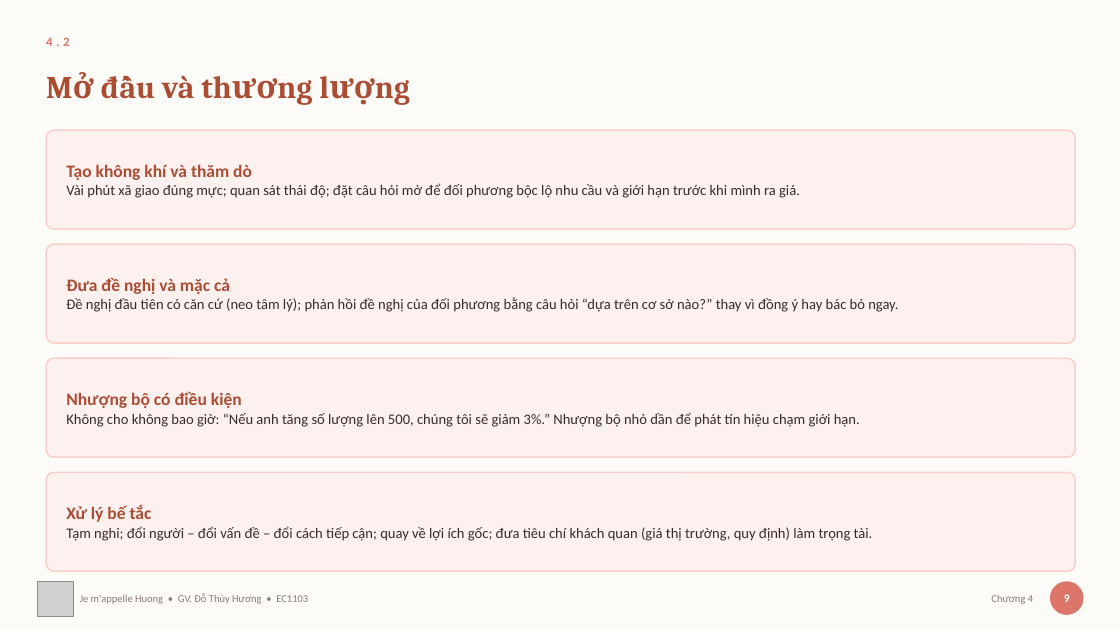
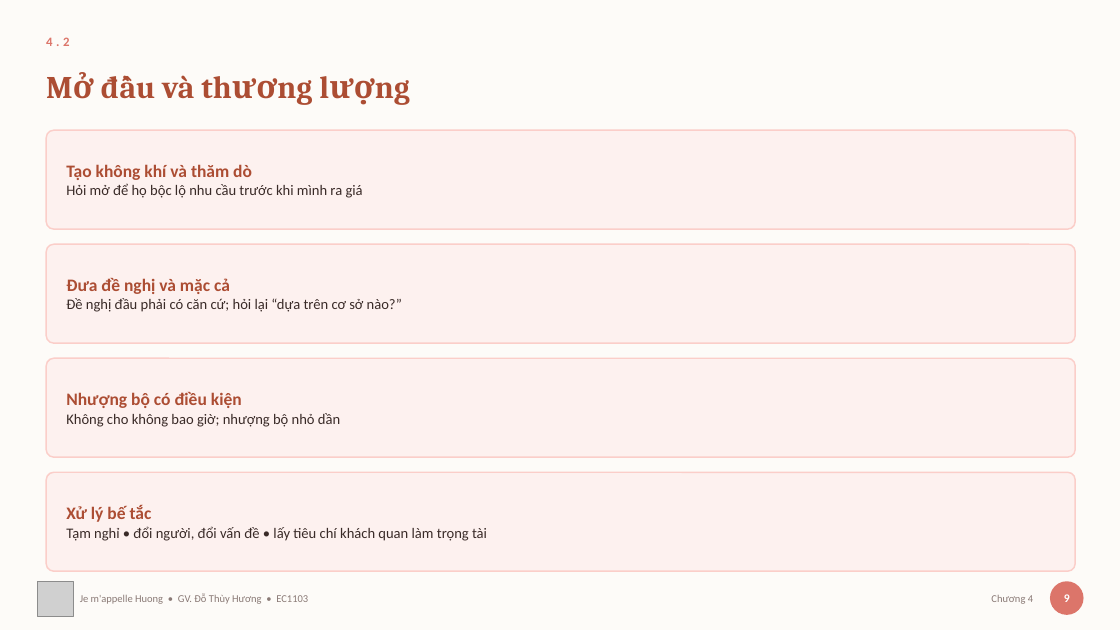
Before and after one commit to thuyhuongctu/ComDraft, a slide deck: slide 12 of slides/04-dam-phan.pptx. Drawn at 1120x630 pixels with LibreOffice and Linux fonts; fonts in the diff are those of the drawing; grey boxes stand for pictures. Boxes give left, top, right and bottom in pixels: in the first picture for what was removed or moved away, otherwise in the second. Text is boxed around its words. In the diff, an @@ line names an element or a change of style, - is before the commit and + after.

Commit message:
Bớt chữ trên slide Chương 3, 4 và 5
Tiếp đợt bớt chữ, vẫn theo quy ước Chương 1 đã đặt: thân thẻ rút từ câu văn
28–41 chữ xuống cụm 8–14 chữ, đoạn văn bị rút đưa vào ghi chú giảng bài dưới
mục "NÓI ĐỦ Ý (phần đã rút khỏi slide)".

                trước      sau
  Chương 3      97,0  →   80,1 chữ/slide
  Chương 4      98,9  →   82,5
  Chương 5      91,8  →   78,9

Cả năm chương bài giảng nay nằm trong khoảng 76–83 chữ mỗi slide, thay vì
95–105 như trước.

91 thân thẻ đổi chữ, 20 khối NÓI ĐỦ Ý thêm vào ghi chú.

Không đụng tới slide hoạt động nhóm và slide bài tập — những slide ấy giao
nhiệm vụ cho sinh viên nên phải viết đủ, rút gọn là mất thông tin. Cũng
không đụng năm slide đã thay bằng hình, vì chữ trên đó bị add_images.py xoá
lúc dựng.

Đã chạy lại xuat_slide.py, 131 ảnh trong ứng dụng khớp bộ slide mới. Nâng
PHIEN_BAN lên comdraft-v20. Bộ kiểm tra 24/24.

Còn lại: ba bài thực hành (bai-2 vẫn 111 chữ/slide, dày nhất), và bộ slide
tiếng Anh.

```diff
--- a/slides/04-dam-phan.pptx
+++ b/slides/04-dam-phan.pptx
@@ text at box(66, 183, 363, 198): text changed @@
-Vài phút xã giao đúng mực; quan sát thái độ; đặt câu hỏi mở để đối phương bộc lộ nhu cầu và giới hạn trước khi mình ra giá.
+Hỏi mở để họ bộc lộ nhu cầu trước khi mình ra giá
@@ text at box(66, 298, 402, 312): text changed @@
-Đề nghị đầu tiên có căn cứ (neo tâm lý); phản hồi đề nghị của đối phương bằng câu hỏi “dựa trên cơ sở nào?” thay vì đồng ý hay bác bỏ ngay.
+Đề nghị đầu phải có căn cứ; hỏi lại “dựa trên cơ sở nào?”
@@ text at box(66, 413, 340, 427): text changed @@
-Không cho không bao giờ: “Nếu anh tăng số lượng lên 500, chúng tôi sẽ giảm 3%.” Nhượng bộ nhỏ dần để phát tín hiệu chạm giới hạn.
+Không cho không bao giờ; nhượng bộ nhỏ dần
@@ text at box(66, 526, 487, 541): text changed @@
-Tạm nghỉ; đổi người – đổi vấn đề – đổi cách tiếp cận; quay về lợi ích gốc; đưa tiêu chí khách quan (giá thị trường, quy định) làm trọng tài.
+Tạm nghỉ • đổi người, đổi vấn đề • lấy tiêu chí khách quan làm trọng tài
```
Also in this commit, not shown: 5 other slides changed, 30 other files.
